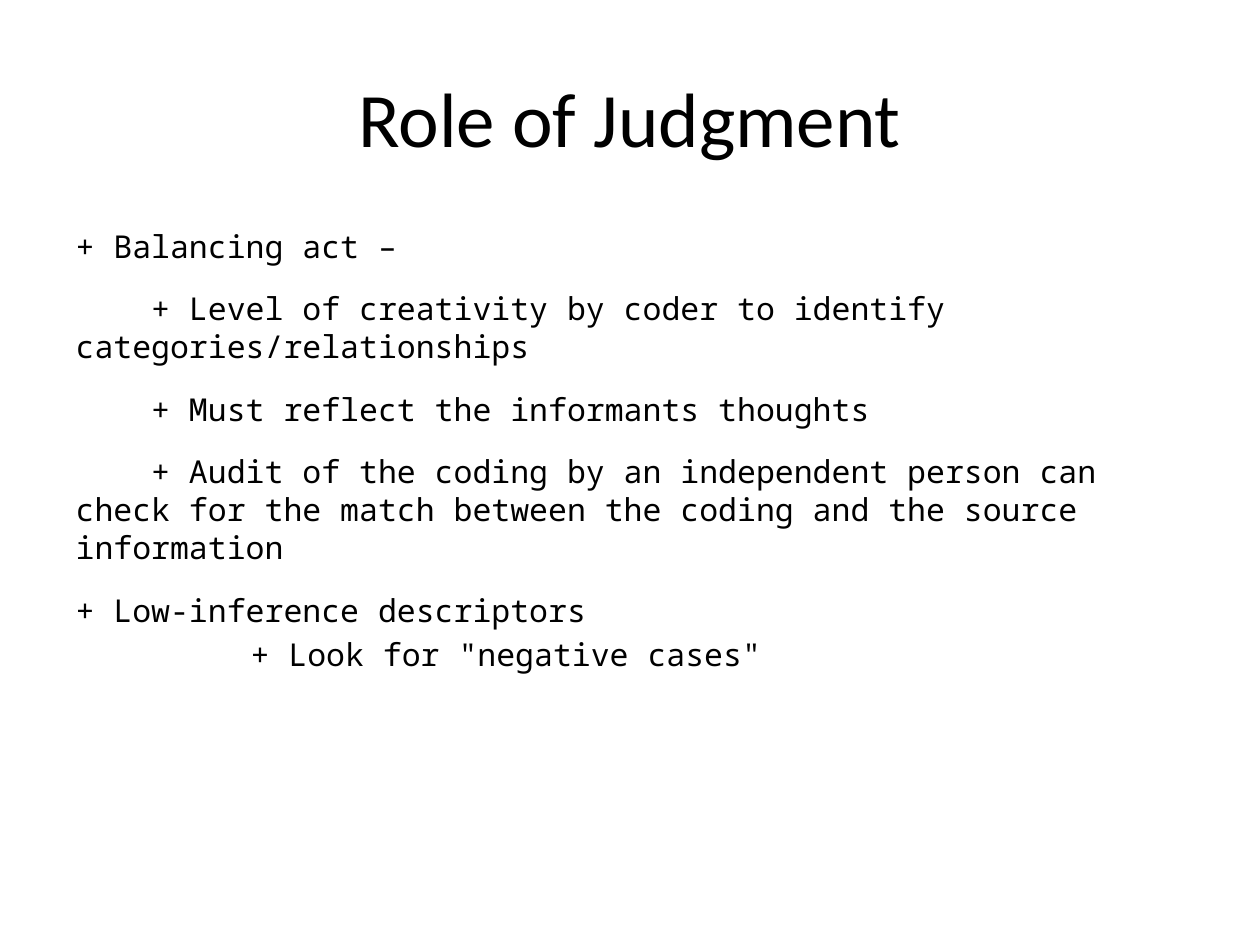
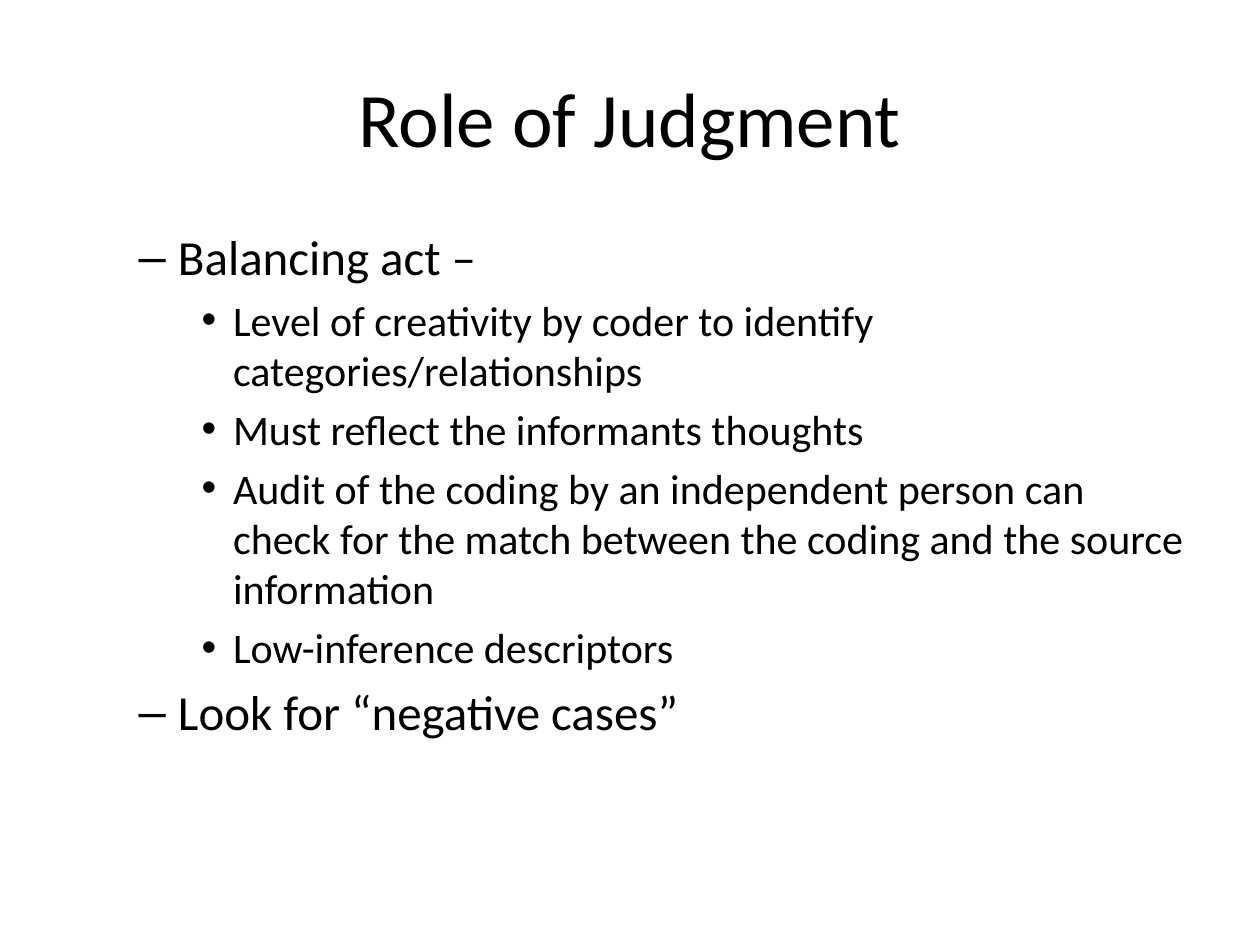
Before and after one commit to classes-medb/5510, a slide deck: slide 85 of src/video-12-hypothesis-testing.pptx (slide 65 before the commit). Drawn at 1260x945 pixels with LibreOffice and Linux fonts; fonts in the diff are those of the drawing. Boxes give left, top, right and bottom in pixels: in the first picture for what was removed or moved away, otherwise in the second. Text is boxed around its words. In the diff, an @@ line names an element or a change of style, - is before the commit and + after.

```diff
--- a/src/video-12-hypothesis-testing.pptx
+++ b/src/video-12-hypothesis-testing.pptx
@@ text at [178, 241, 1183, 739]: text changed; size 18 to 24 pt; font Noto Sans Mono to Calibri @@
-+ Balancing act –
-+ Level of creativity by coder to identify categories/relationships
-+ Must reflect the informants thoughts
-+ Audit of the coding by an independent person can check for the match between the coding and the source information
-+ Low-inference descriptors
-+ Look for "negative cases"
+  – Balancing act –
+    • Level of creativity by coder to identify categories/relationships
+    • Must reflect the informants thoughts
+    • Audit of the coding by an independent person can check for the match between the coding and the source information
+    • Low-inference descriptors
+  – Look for “negative cases”
```
Also in this commit, not shown: 10 other slides changed, 18 slides added, 6 slides removed, 1 other file.
